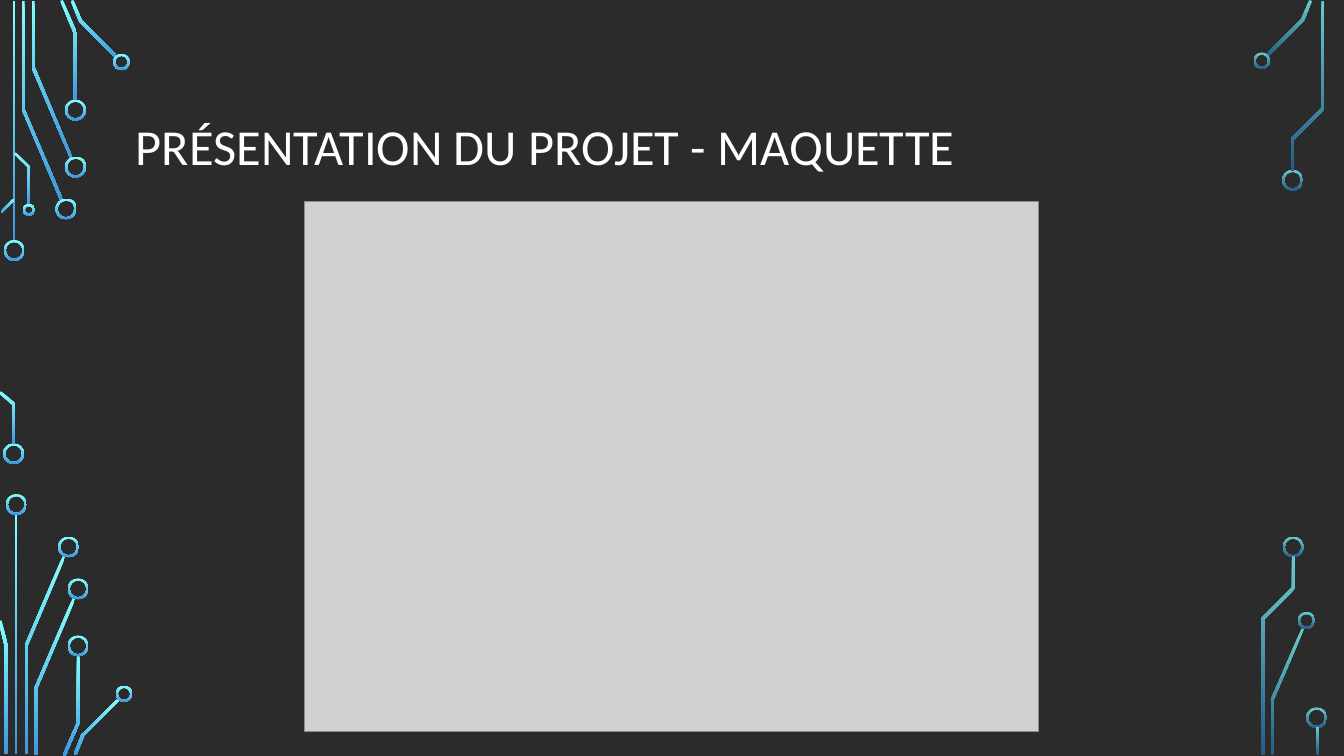
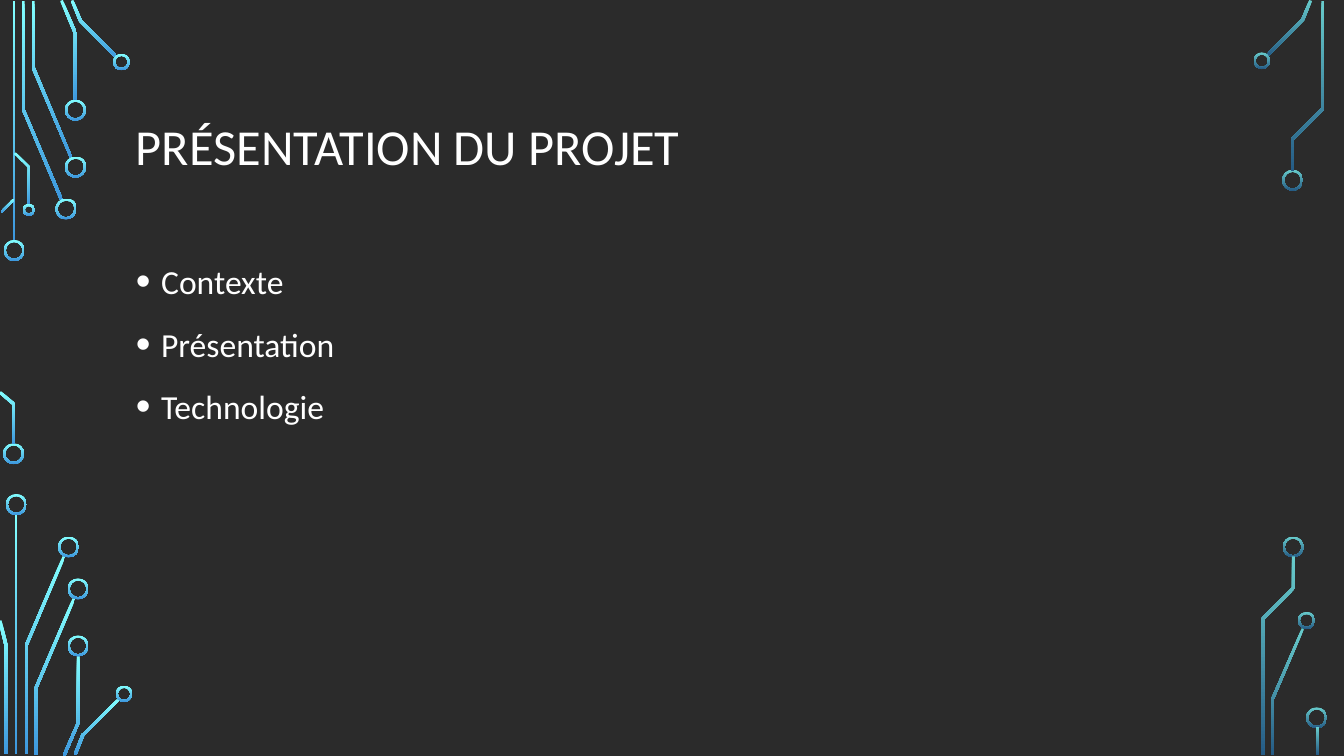
Before and after one commit to errazur/ProjetWeb, a slide deck: slide 3 of Conception-prealable/Stars of football.odp (slide 13 before the commit). Drawn at 1344x756 pixels with LibreOffice and Linux fonts; fonts in the diff are those of the drawing; grey boxes stand for pictures; background and template pictures are left out; a plain dark background stands for a picture behind light text. Boxes give left, top, right and bottom in pixels: in the first picture for what was removed or moved away, otherwise in the second. Text is boxed around its words. In the diff, an @@ line names an element or a change of style, - is before the commit and + after.

```diff
--- a/Conception-prealable/Stars of football.odp
+++ b/Conception-prealable/Stars of football.odp
@@ title at <box>136,124,680,166</box>: text changed @@
-PRÉSENTATION DU PROJET - MAQUETTE
+PRÉSENTATION DU PROJET
@@ picture removed at <box>304,202,1038,732</box> @@
@@ text added at <box>161,272,334,425</box>, 24 pt, text #FFFFFF @@
+• Contexte
+• Présentation
+• Technologie
```
Also in this commit, not shown: 9 other slides changed, 10 slides added, 15 slides removed, 14 other files.
